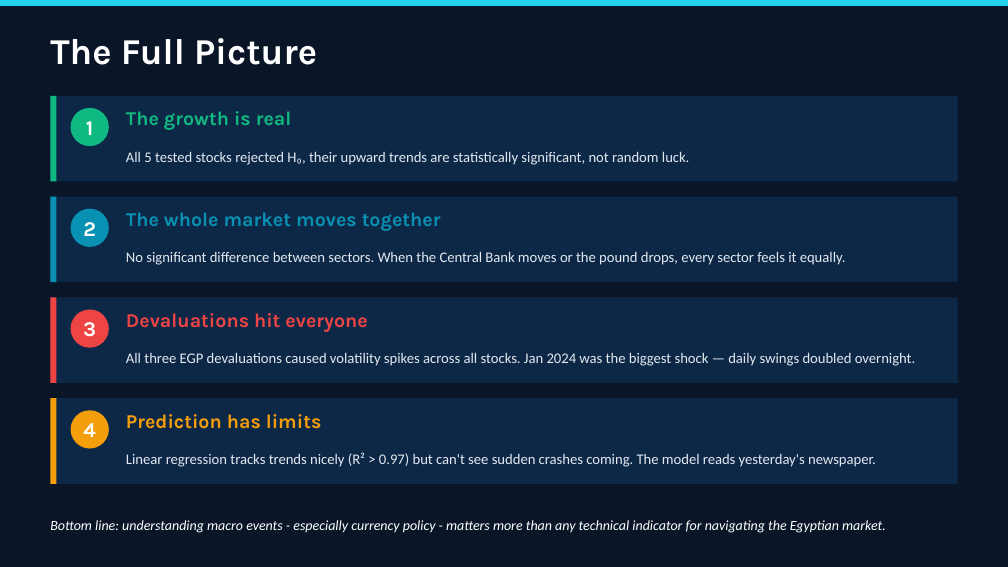
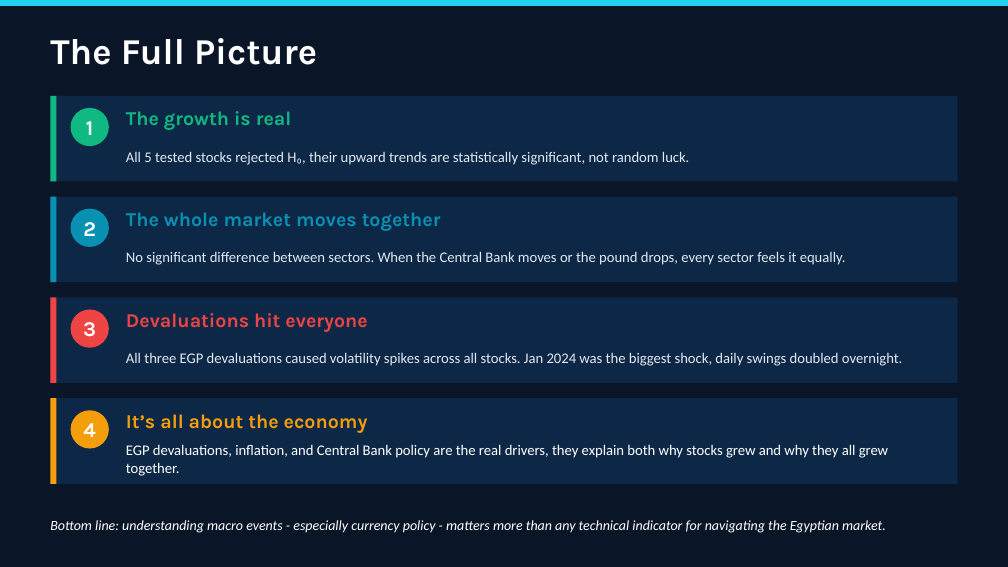
Before and after one commit to mohamedredasafan1/dataroom, a slide deck: slide 9 of EGX30_Presentation_Final.pptx (slide 10 before the commit). Drawn at 1008x567 pixels with LibreOffice and Linux fonts; fonts in the diff are those of the drawing. Boxes give left, top, right and bottom in pixels: in the first picture for what was removed or moved away, otherwise in the second. Text is boxed around its words. In the diff, an @@ line names an element or a change of style, - is before the commit and + after.

```diff
--- a/EGX30_Presentation_Final.pptx
+++ b/EGX30_Presentation_Final.pptx
@@ text at [126,352,902,366]: text changed @@
-All three EGP devaluations caused volatility spikes across all stocks. Jan 2024 was the biggest shock — daily swings doubled overnight.
+All three EGP devaluations caused volatility spikes across all stocks. Jan 2024 was the biggest shock, daily swings doubled overnight.
@@ text at [126,414,368,433]: text changed @@
-Prediction has limits
+It’s all about the economy
@@ text at [126,444,888,476]: text changed; text colour #E2E8F0 to #FFFFFF @@
-Linear regression tracks trends nicely (R² > 0.97) but can't see sudden crashes coming. The model reads yesterday's newspaper.
+EGP devaluations, inflation, and Central Bank policy are the real drivers, they explain both why stocks grew and why they all grew together.
```
Also in this commit, not shown: 1 other slide changed, 1 slide removed, 5 other files.
